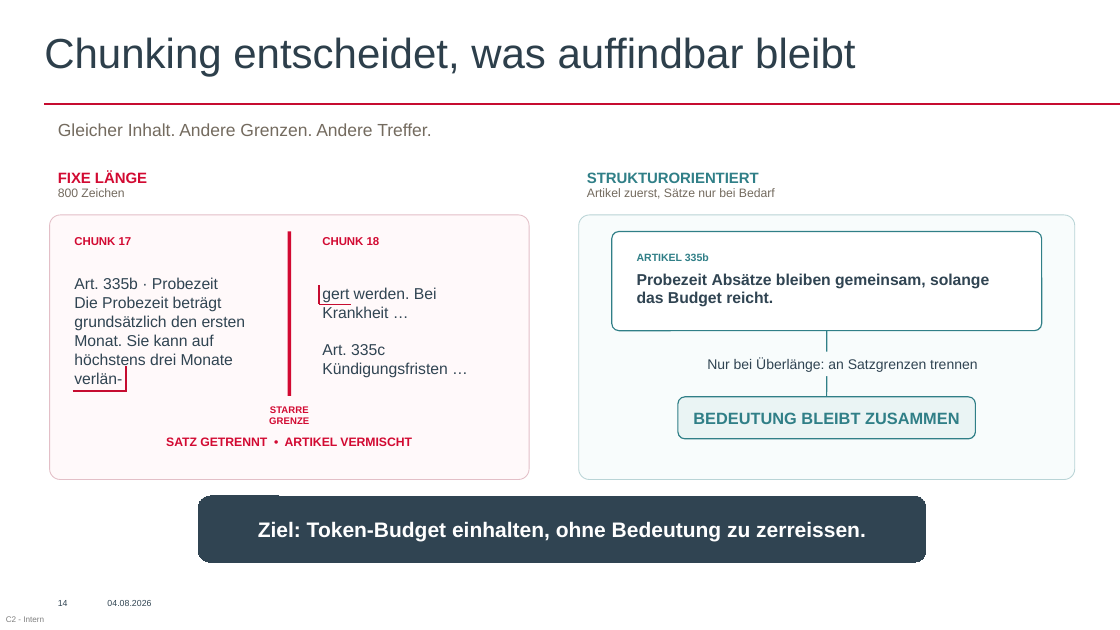
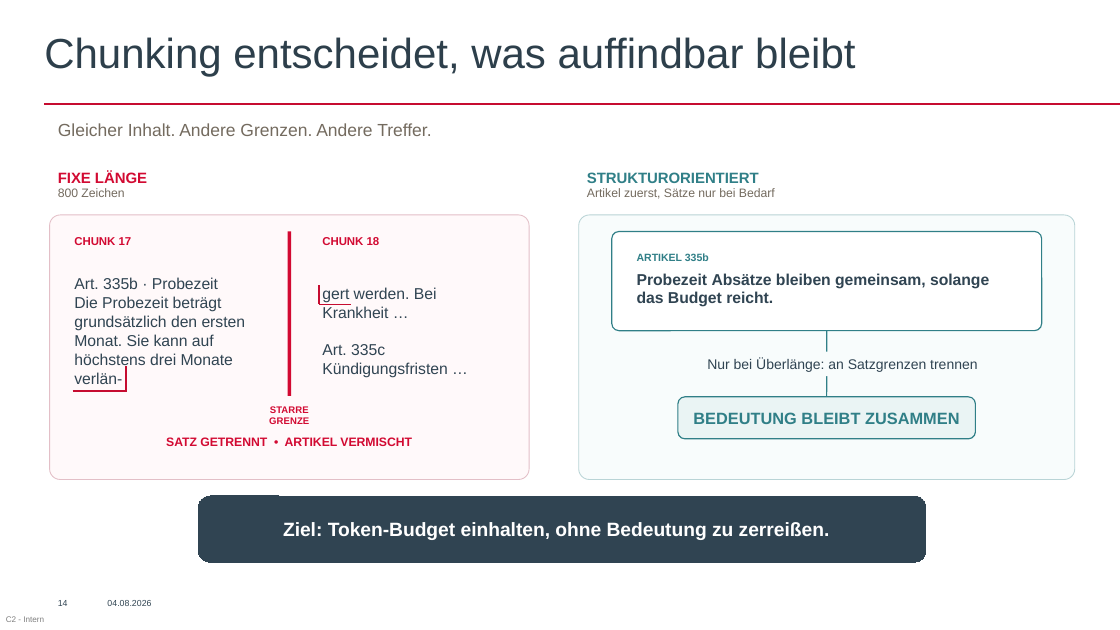
Before and after one commit to AkrosAG/RAG-Workshop, a slide deck: slide 17 of RAG_Workshop.pptx. Drawn at 1120x630 pixels with LibreOffice and Linux fonts; fonts in the diff are those of the drawing; background and template pictures are left out. Boxes give left, top, right and bottom in pixels: in the first picture for what was removed or moved away, otherwise in the second. Text is boxed around its words. In the diff, an @@ line names an element or a change of style, - is before the commit and + after.

```diff
--- a/RAG_Workshop.pptx
+++ b/RAG_Workshop.pptx
@@ text in rounded rectangle at box(258, 521, 866, 541): text removed @@
-Ziel: Token-Budget einhalten, ohne Bedeutung zu zerreissen.
@@ text added at box(283, 522, 830, 540), 16.5 pt, text #FFFFFF, bold @@
+Ziel: Token-Budget einhalten, ohne Bedeutung zu zerreißen.
```
Also in this commit, not shown: 14 other slides changed, 1 slide added.
